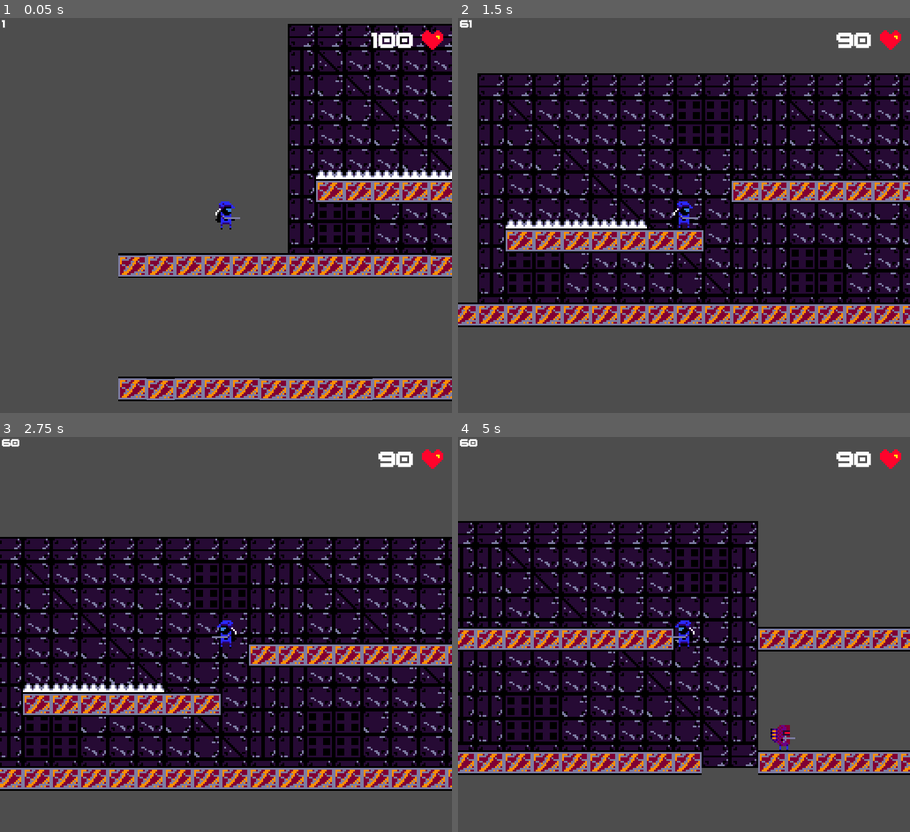
Above: before the commit, frames 1-4 (two rows, left to right).
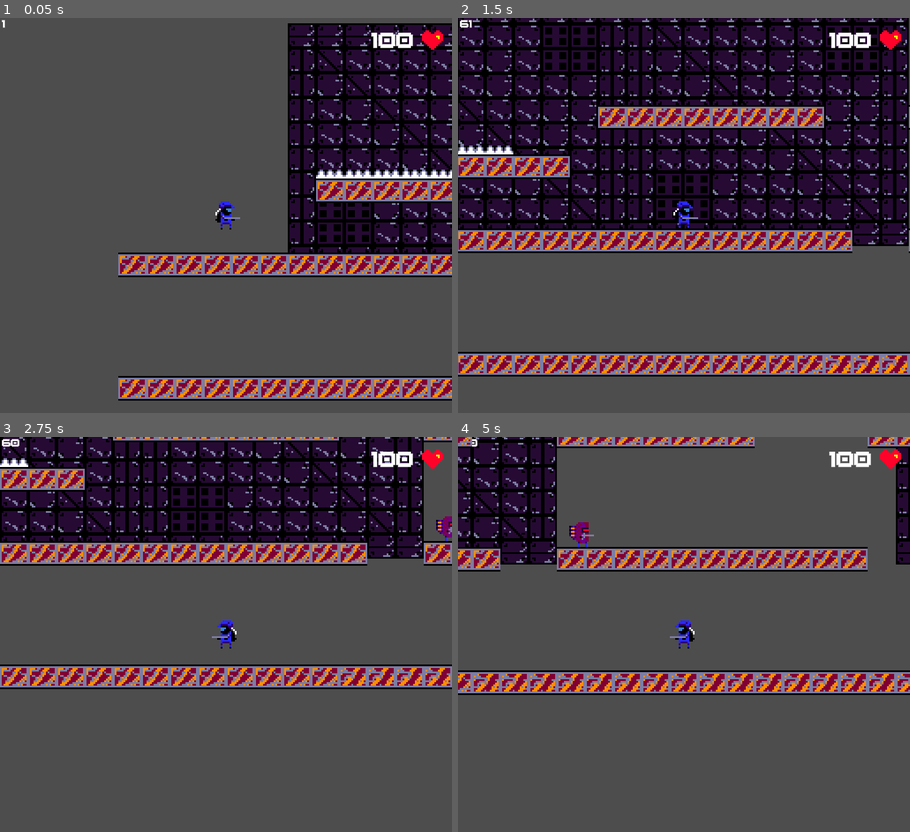
Above: after the commit, the same moments.

Repository: UnknownRori/bunker-the-game
Game: Godot game, scene res://scene/world.tscn
The game is run twice, just before and just after one commit, with the same random seed, the same clock (stepped at 60 frames per second) and the same inputs.
Inputs:
- Up to frame 1 (0.05 s): no input
- Up to frame 2 (1.5 s): tap Enter (Start) at 0.5 s; hold Right (right) from 0.53 s (still down); tap Z (A) at 0.6 s; tap Up (up) at 0.77 s; tap X (B) at 0.8, 1.35 s
- Up to frame 3 (2.75 s): tap Up (up) at 1.52 s; tap Z (A) at 1.55, 2.1 s; release Right (right) at 2.03 s; hold Left (left) from 2.03 s (still down); tap X (B) at 2.3 s
- Up to frame 4 (5 s): release Left (left) at 2.78 s; hold Right (right) 2.78-4.28 s; tap X (B) at 2.85, 3.8 s; tap Up (up) at 3.02, 3.77, 4.52 s; tap Z (A) at 3.05, 4.55 s; tap Space (Select) at 3.6 s; hold Left (left) from 4.28 s (still down); tap Enter (Start) at 4.35 s

The runs differ from the first frame. In frame 1, 5.1% of the frame differs, in the area x 26-100%, y 1-98%; in frame 2, 64%; in frame 3, 86%, in the area x 0-100%, y 0-90%; in frame 4, 55%.

Commit message:
📦 added type hint, but also broke the jump strafe

Diff:
--- a/scene/Enemy/enemy_1.tscn
+++ b/scene/Enemy/enemy_1.tscn
@@ -56,14 +56,9 @@
 
 [node name="Movement" type="Node" parent="."]
 script = ExtResource("3_sf62v")
-speed = 200
-jump_power = -900
-acceleration = 30
 max_jumps = 1
 
 [node name="Health" parent="." instance=ExtResource("4_awgl0")]
-hp = 30
-max_hp = 30
 
 [node name="GenericAI" parent="." instance=ExtResource("5_v1raw")]
 
--- a/scene/Player/player.tscn
+++ b/scene/Player/player.tscn
@@ -57,9 +57,6 @@
 
 [node name="Movement" type="Node" parent="."]
 script = ExtResource("3_nlp1q")
-speed = 200
-jump_power = -900
-acceleration = 30
 max_jumps = 1
 
 [node name="Health" parent="." instance=ExtResource("5_5toat")]
--- a/src/Composable/AttackComponent.gd
+++ b/src/Composable/AttackComponent.gd
@@ -1,12 +1,12 @@
 extends Node
 
-@onready var parent = get_parent()
-@onready var controllable = get_parent().get_node("Controllable")
-@onready var movement = get_parent().get_node("Movement")
-@onready var player_camera = get_parent().get_node("PlayerCamera")
-@onready var sound_chip = get_node("/root/World/SoundChip")
-@onready var basic_timer = $BasicTimer
-@onready var special_timer = $SpecialTimer
+@onready var parent: Object = get_parent()
+@onready var controllable: Node = get_parent().get_node("Controllable")
+@onready var movement: Node = get_parent().get_node("Movement")
+@onready var player_camera: Camera2D = get_parent().get_node("PlayerCamera")
+@onready var sound_chip: Node = get_node("/root/World/SoundChip")
+@onready var basic_timer: Timer = $BasicTimer
+@onready var special_timer: Timer = $SpecialTimer
 
 @onready var root = get_node("/root/World")
 
--- a/src/Composable/Health.gd
+++ b/src/Composable/Health.gd
@@ -1,13 +1,13 @@
 extends Node
 
-@export var hp = 100
-@export var max_hp = 100
-@export var damage_cooldown_spike = 1
+@export var hp: float = 100
+@export var max_hp: float = 100
+@export var damage_cooldown_spike: float = 1
 
-@onready var parent = get_parent()
-@onready var controllable = get_parent().get_node("Controllable")
-@onready var sprite = get_parent().get_node("Sprite")
-@onready var spike_timer = get_node("SpikeTimer")
+@onready var parent: Object = get_parent()
+@onready var controllable: Node = get_parent().get_node("Controllable")
+@onready var sprite: AnimatedSprite2D = get_parent().get_node("Sprite")
+@onready var spike_timer: Timer = get_node("SpikeTimer")
 
 var damage_sprite_timer = 1
 var spike_damage = true
--- a/src/Composable/Movement.gd
+++ b/src/Composable/Movement.gd
@@ -1,21 +1,21 @@
 extends Node
 
-@export var speed = 550
-@export var jump_power = -800
+@export var speed: float = 250
+@export var jump_power: float = -800
 
-@export var friction = 50
-@export var acceleration = 70
+@export var friction: float = 40
+@export var acceleration: float = 100
 
-@export var gravity = 60
-@export var max_jumps = 2
-@export var direction_face = 1
-var current_jump = 0
+@export var gravity: float = 60
+@export var max_jumps: int = 2
+@export var direction_face: int = 1
+var current_jump: int = 0
 
-@onready var parent = get_parent()
-@onready var sprite = get_parent().get_node("Sprite")
-@onready var controllable = get_parent().get_node("Controllable")
-@onready var hp = get_parent().get_node("Health")
-@onready var sound_chip = get_node("/root/World/SoundChip")
+@onready var parent: Object = get_parent()
+@onready var sprite: AnimatedSprite2D = get_parent().get_node("Sprite")
+@onready var controllable: Node = get_parent().get_node("Controllable")
+@onready var hp: Node = get_parent().get_node("Health")
+@onready var sound_chip: Node = get_node("/root/World/SoundChip")
 
 # Called every frame. 'delta' is the elapsed time since the previous frame.
 func _physics_process(delta):
@@ -23,11 +23,12 @@
 
 	if (controllable):
 		direction = controllable.MOVE_DIR
+
 	if direction != Vector2.ZERO:
 		accelerate(direction)
 		flip_animate(direction)
 		jump(direction)
-	else:
+	elif direction.x == 0:
 		add_friction()
 
 	gravity_update()
@@ -63,8 +64,7 @@
 		sprite.flip_h = true
 
 func accelerate(direction):
-	direction.y = 0
-	parent.velocity = parent.velocity.move_toward(speed * direction, acceleration)
+	parent.velocity = parent.velocity.move_toward(speed * Vector2(direction.x, 0), acceleration)
 
 func add_friction():
 	parent.velocity = parent.velocity.move_toward(Vector2.ZERO, friction)
--- a/src/Composable/Sprite.gd
+++ b/src/Composable/Sprite.gd
@@ -1,6 +1,6 @@
 extends AnimatedSprite2D
 
-@export var state = IDLE
+@export var state := IDLE
 
 enum {
 	IDLE
--- a/src/Composable/generic_ai.gd
+++ b/src/Composable/generic_ai.gd
@@ -1,7 +1,8 @@
 extends Node
-@onready var parent = get_parent()
-@onready var movement = get_parent().get_node("Movement")
-@onready var attack = get_parent().get_node("AttackComponent")
+
+@onready var parent: Object = get_parent()
+@onready var movement: Node = get_parent().get_node("Movement")
+@onready var attack: Node = get_parent().get_node("AttackComponent")
 
 enum {
 	SIMPLE_WANDER,
--- a/src/bullet.gd
+++ b/src/bullet.gd
@@ -1,7 +1,7 @@
 extends Area2D
 
-@export var velocity = Vector2.ZERO
-@export var damage = 10
+@export var velocity: Vector2 = Vector2.ZERO
+@export var damage: float = 10
 
 func launch(vel: Vector2, pos: Vector2):
 	velocity = vel
